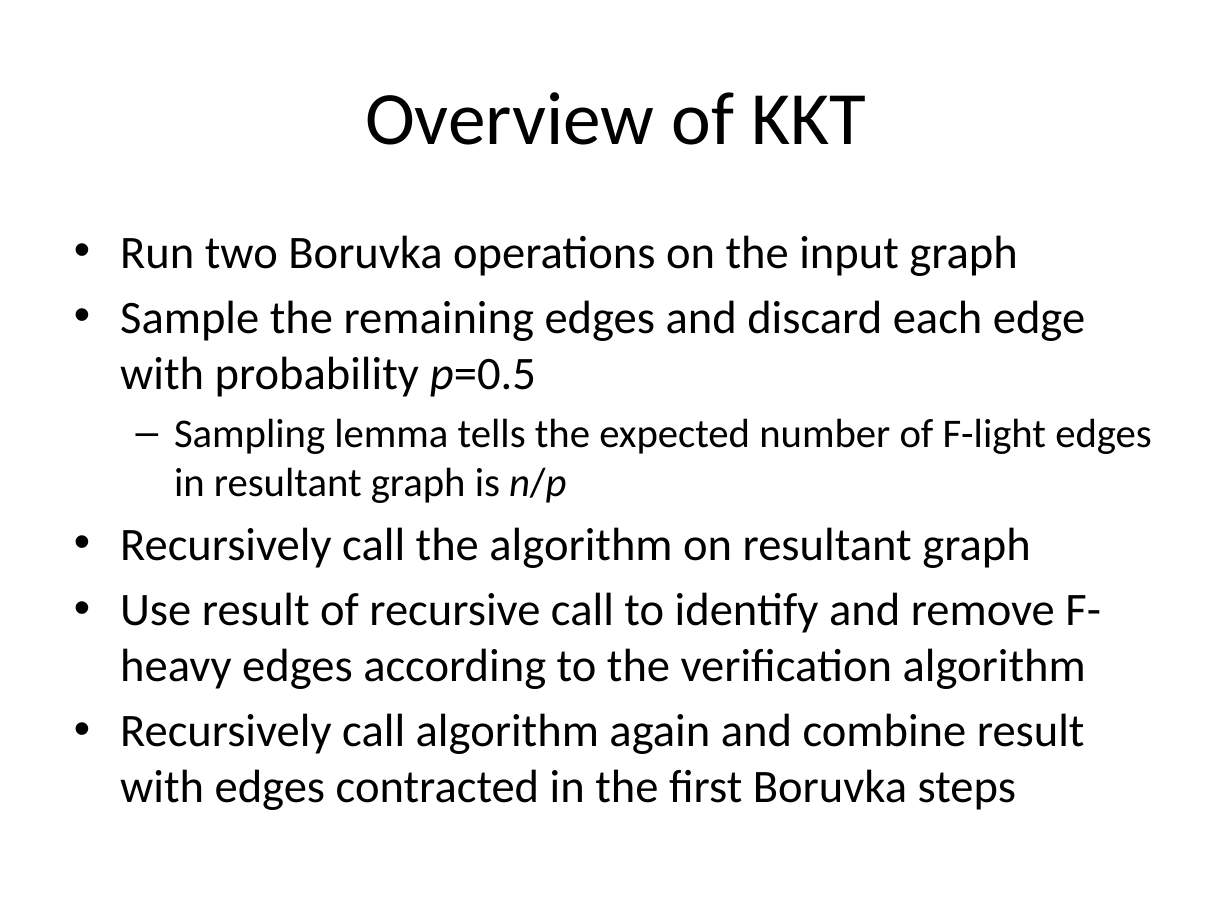
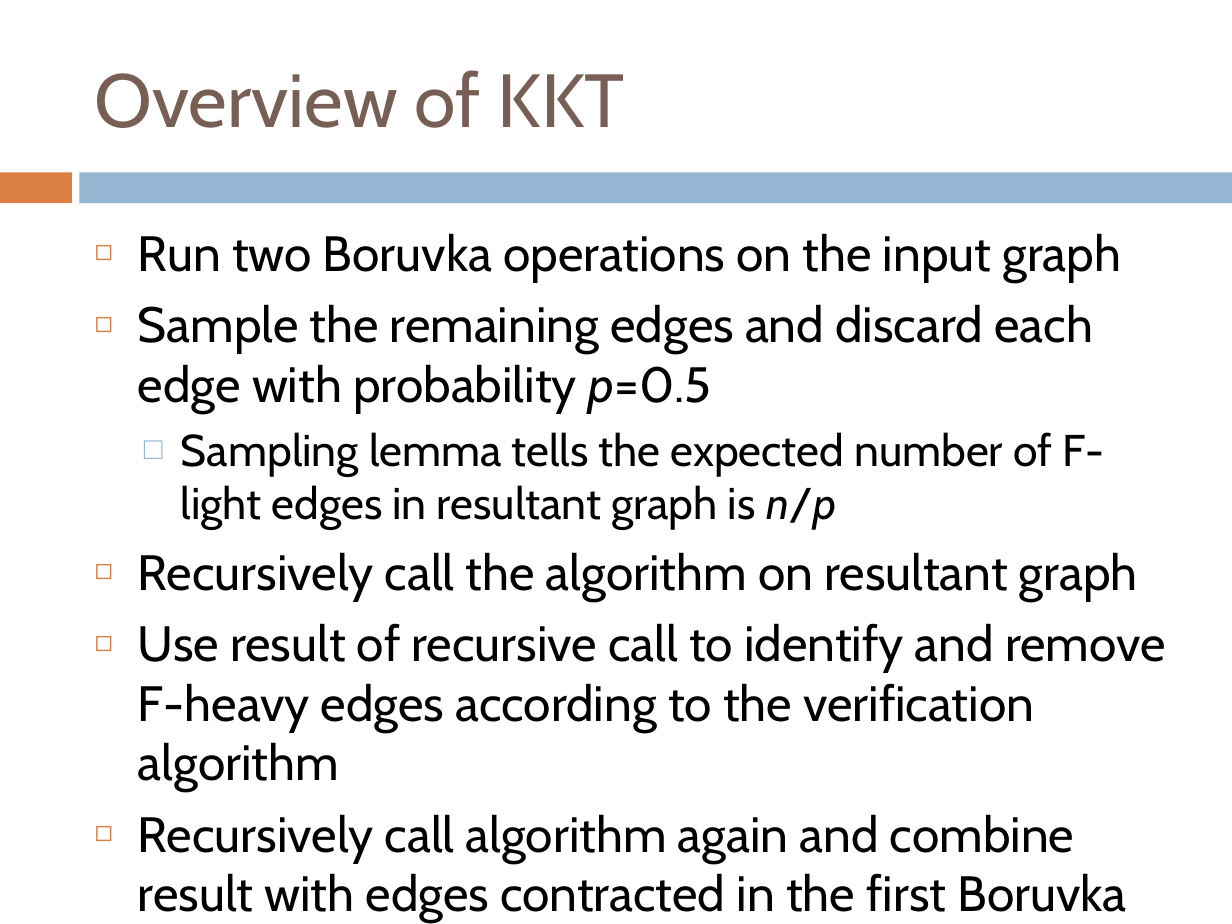
Before and after one commit to Robert-Emerson/6161_final, a slide deck: slide 3 of presentation.pptx. Drawn at 1232x924 pixels with LibreOffice and Linux fonts; fonts in the diff are those of the drawing. Boxes give left, top, right and bottom in pixels: in the first picture for what was removed or moved away, otherwise in the second. Text is boxed around its words. In the diff, an @@ line names an element or a change of style, - is before the commit and + after.

```diff
--- a/presentation.pptx
+++ b/presentation.pptx
@@ title "Overview of KKT": place and size @@
-title "Overview of KKT" at [365, 92, 866, 145]
+title "Overview of KKT" at [95, 70, 625, 128]
@@ title "Overview of KKT" at [95, 70, 625, 128]: font Calibri to Cabin, text colour #000000 to #775F55; alignment centre to left @@
@@ rectangle added at [0, 172, 71, 203], fill #DD8047 @@
@@ rectangle added at [80, 172, 1232, 203], fill #94B6D2 @@
@@ text "Run two Boruvka operations on ...": place and size @@
-text "Run two Boruvka operations on ..." at [120, 235, 1152, 810]
+text "Run two Boruvka operations on ..." at [138, 233, 1166, 922]
@@ text "Run two Boruvka operations on ..." at [138, 233, 1166, 922]: size 27.2 to 29 pt in "Run two Boruvka operations on the input ...", "Sample the remaining edges and discard each ...", "Recursively call the algorithm on resultant graph", "Use result of recursive call to identify ..." and 1 more places; font Calibri to Cabin; size 23.8 to 26 pt in "Sampling lemma tells the expected number of ..."; bullet • to ◻; more space between paragraphs; bullet – to □ @@
```
Also in this commit, not shown: 3 other slides changed, 2 slides added.
